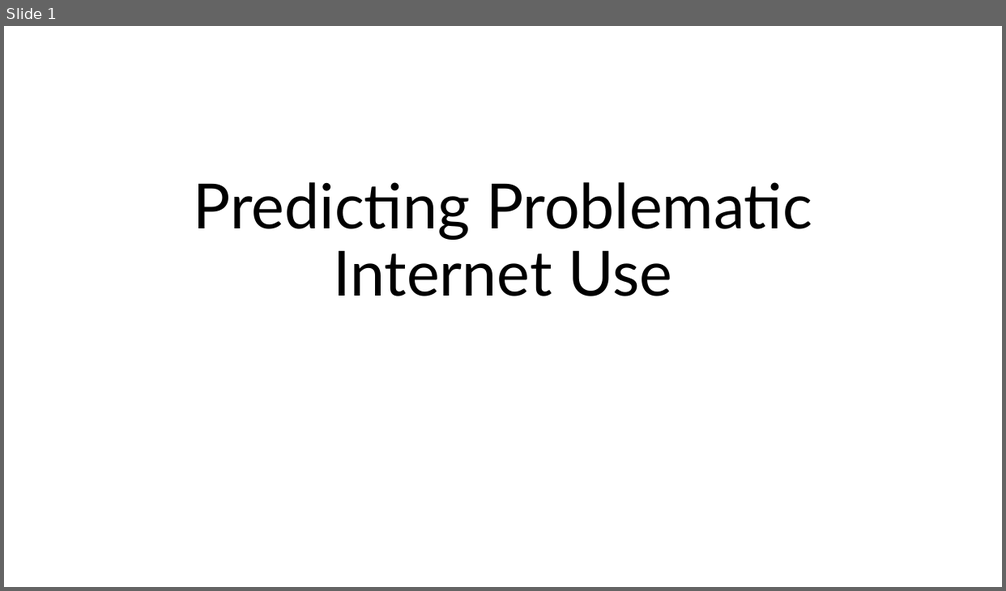
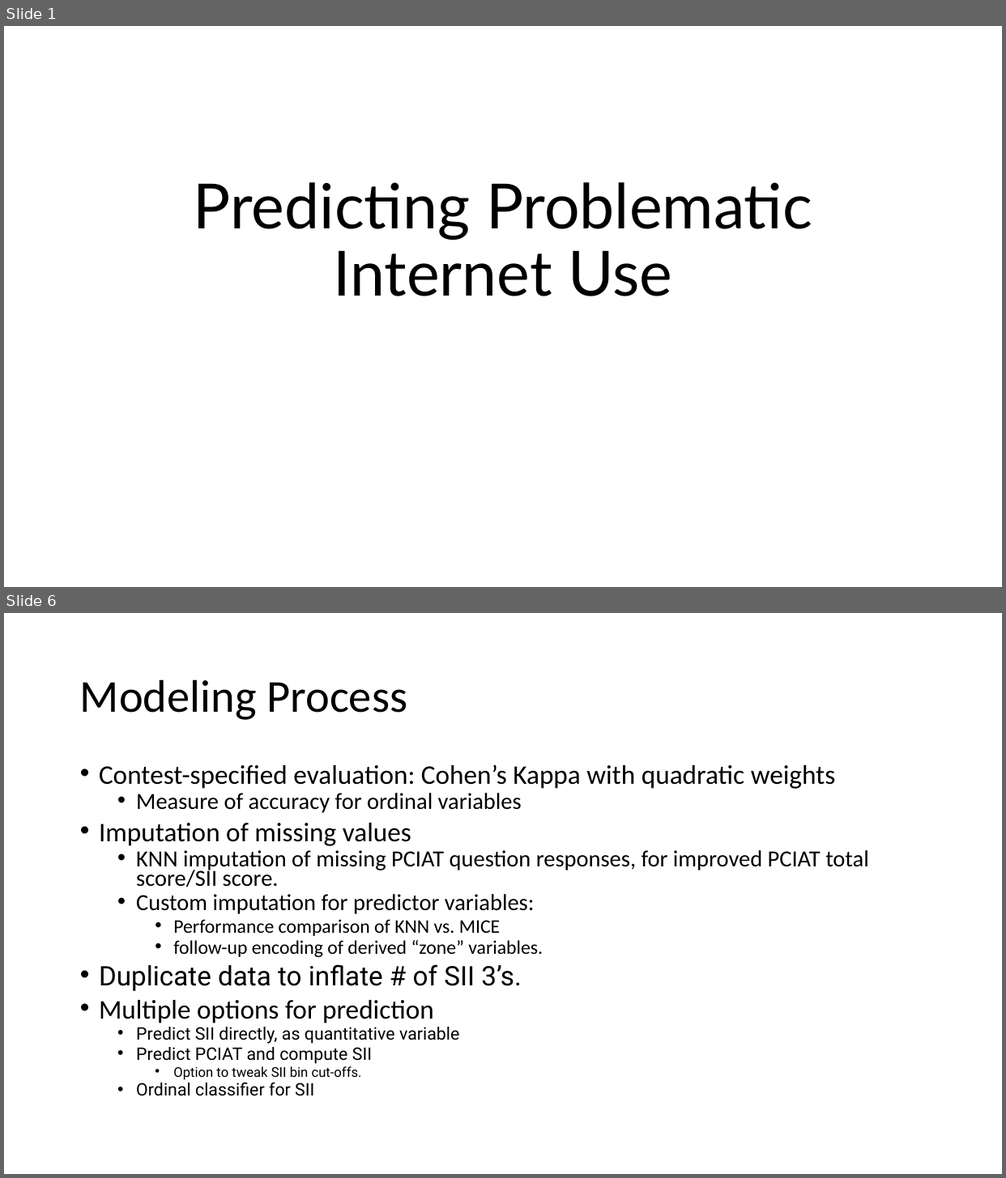
Before and after one commit to aarondweinberg/CMI_problematic_internet_use, a slide deck: Presentation/Problematic Internet Use Video.pptx. Shown one above the other, each under a label of ours: slide 1 before the commit, slides 1 and 6 after it; the slides between them are not shown. The pictures are 1006x591 and 1006x1178 pixels, drawn with LibreOffice and Linux fonts; fonts in the diff are those of the drawing. Boxes give left, top, right and bottom in pixels: in the first picture for what was removed or moved away, otherwise in the second. Text is boxed around its words. In the diff, an @@ line names an element or a change of style, - is before the commit and + after.

```diff
--- a/Presentation/Problematic Internet Use Video.pptx
+++ b/Presentation/Problematic Internet Use Video.pptx
@@ slide 6 added at (x1=4, y1=613, x2=1002, y2=1174), background #FFFFFF @@
@@ title added at (x1=80, y1=679, x2=407, y2=720), 44 pt, text #000000 @@
+Modeling Process
@@ text added at (x1=99, y1=764, x2=869, y2=1097), 22.2 pt, text #000000 @@
+• Contest-specified evaluation: Cohen’s Kappa with quadratic weights
+  • Measure of accuracy for ordinal variables
+• Imputation of missing values
+  • KNN imputation of missing PCIAT question responses, for improved PCIAT total score/SII score.
+  • Custom imputation for predictor variables:
+    • Performance comparison of KNN vs. MICE
+    • follow-up encoding of derived “zone” variables.
+• Duplicate data to inflate # of SII 3’s.
+• Multiple options for prediction
+  • Predict SII directly, as quantitative variable
+  • Predict PCIAT and compute SII
+    • Option to tweak SII bin cut-offs.
+  • Ordinal classifier for SII
```
Also in this commit, not shown: 5 other slides added, 1 slide removed, 5 other files.
